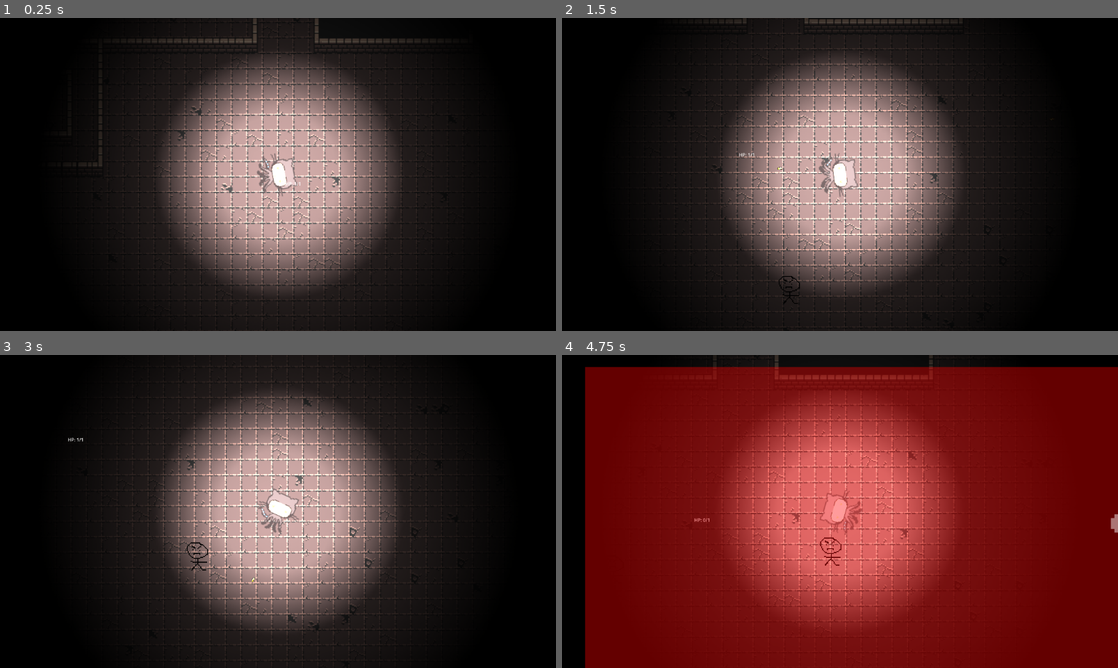
Above: before the commit, frames 1-4 (two rows, left to right).
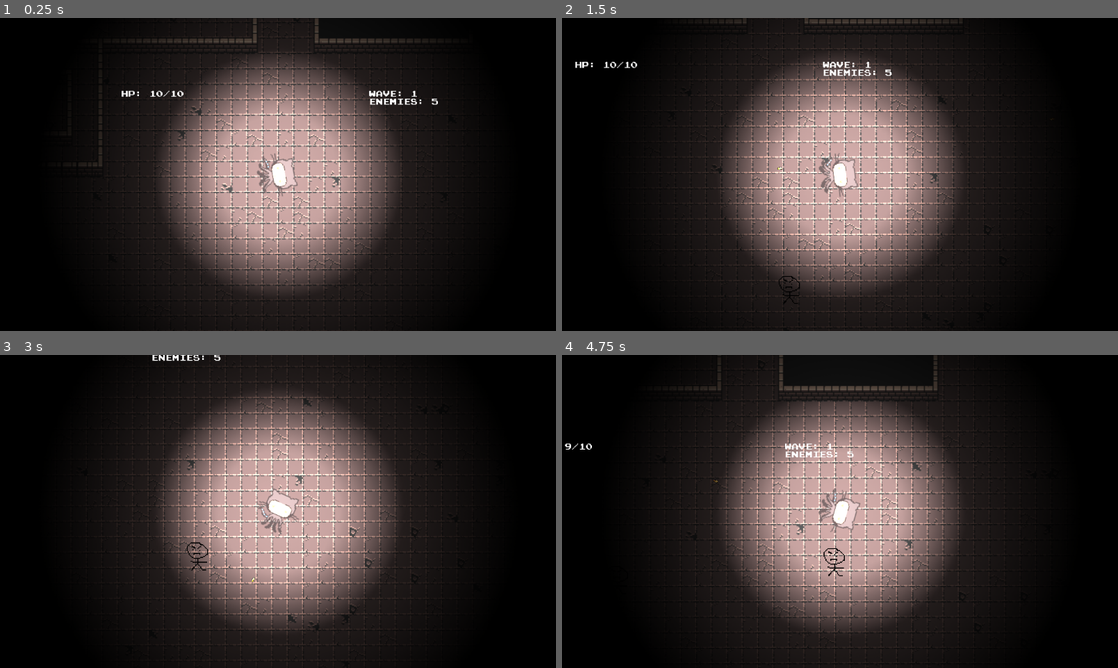
Above: after the commit, the same moments.

Repository: Jeelo-byte/2-sacrifices-must-be-made-
Game: Godot game, scene res://Sences/main.tscn
Same seed, same stepped clock (60 frames per second), same inputs: the game is played once before the commit and once after it.
Inputs (mouse positions are in pixels of both pictures, inside the frame that each line leads up to):
- Up to frame 1 (0.25 s): no input
- Up to frame 2 (1.5 s): tap Enter (ui_accept) at 0.5, 0.77 s; move the mouse to (962, 158) at 0.52 s; press the mouse at (962, 158) at 0.53 s; hold D (right) 0.53-1.28 s; move the mouse to (728, 190) at 1.27 s; release the mouse at (728, 190) at 1.28 s; hold S (down) from 1.28 s (still down); click (728, 190) at 1.35 s
- Up to frame 3 (3 s): tap Enter (ui_accept) at 1.52 s; move the mouse to (333, 442) at 2.02 s; release S (down) at 2.03 s; press the mouse at (333, 442) at 2.03 s; hold D (right) 2.03-2.78 s; move the mouse to (250, 574) at 2.77 s; release the mouse at (250, 574) at 2.78 s; hold W (up) from 2.78 s (still down); click (250, 574) at 2.85 s
- Up to frame 4 (4.75 s): tap Enter (ui_accept) at 3.02, 3.77, 4.52 s; move the mouse to (1006, 558) at 3.52 s; release W (up) at 3.53 s; press the mouse at (1006, 558) at 3.53 s; hold A (left) from 3.53 s (still down); move the mouse to (673, 464) at 4.27 s; release the mouse at (673, 464) at 4.28 s; click (673, 464) at 4.35 s

The runs differ from the first frame. In frame 1, 0.3% of the frame differs, in the area x 21-79%, y 23-54%; in frame 2, 0.3%; in frame 3, 0.2%; in frame 4, 92%, in the area x 0-100%, y 0-100%.

Commit message:
Revert "blargh."
This reverts commit 555c96b65fcadbcabb7189cb0db923aac81fee4e.

Diff:
--- a/Scripts/Player/main.gd
+++ b/Scripts/Player/main.gd
@@ -12,13 +12,13 @@
 
 func _ready():
 	spawn_enemies()
-	var screen = $Player/PlayerAnim/PlayerCam/UI/GameOverScreen
+	var screen = $UI/GameOverScreen
 	screen.visible = false
 	for child_name in ["Background", "GameOverLabel", "StatsLabel", "RestartButton", "MainMenuButton"]:
 		if screen.has_node(child_name):
 			screen.get_node(child_name).modulate.a = 0.0
-	$Player/PlayerAnim/PlayerCam/UI/GameOverScreen/RestartButton.pressed.connect(_on_restart_button_pressed)
-	$Player/PlayerAnim/PlayerCam/UI/GameOverScreen/MainMenuButton.pressed.connect(_on_main_menu_button_pressed)
+	$UI/GameOverScreen/RestartButton.pressed.connect(_on_restart_button_pressed)
+	$UI/GameOverScreen/MainMenuButton.pressed.connect(_on_main_menu_button_pressed)
 
 func _process(delta):
 	check_wave_complete()
@@ -59,12 +59,7 @@
 		show_game_over()
 
 func show_game_over():
-	var screen = $Player/PlayerAnim/PlayerCam/UI/GameOverScreen
-
-	# Center the screen on the player
-	var player = $Player
-	screen.position = player.global_position
-
+	var screen = $UI/GameOverScreen
 	screen.visible = true
 
 	var tween = create_tween()
--- a/Scripts/Player/player.gd
+++ b/Scripts/Player/player.gd
@@ -4,7 +4,7 @@
 @export var bullet_speed = 1500
 @export var offset_scale = 140
 @export var offset_rot = 270
-@export var max_health: int = 1
+@export var max_health: int = 10
 @export var damage_cooldown: float = 1.0
 
 @onready var anim: AnimatedSprite2D = $PlayerAnim
--- a/Scripts/background.gd
+++ b/Scripts/background.gd
@@ -1,6 +1 @@
 extends ColorRect
-
-func _ready():
-	var player = get_tree().get_first_node_in_group("player")
-	if player:
-		position = player.global_position - get_viewport().size / 2
--- a/Scripts/game_over_label.gd
+++ /dev/null
@@ -1,9 +0,0 @@
-extends Label
-
-@onready var my_label: Label = get_node("GameOverLabel")
-
-func _ready():
-	var player = get_tree().get_first_node_in_group("player")
-	if player and player.has_node("PlayerAnim/PlayerCam"):
-		var cam = player.get_node("PlayerAnim/PlayerCam").global_position
-		my_label.global_position = cam - get_viewport().size / 2 - Vector2(200, 0)
--- a/Scripts/label.gd
+++ b/Scripts/label.gd
@@ -2,13 +2,20 @@
 var player
 
 func _ready():
+	# Make sure we're in a CanvasLayer or at scene root level
 	set_anchors_and_offsets_preset(Control.PRESET_TOP_LEFT)
-	call_deferred("setup_position_and_connect")
+	position = Vector2(20, 20)
 
-func setup_position_and_connect():
+	var font = load("res://Fonts/PrStart.ttf")
+	if font:
+		add_theme_font_override("font", font)
+		add_theme_font_size_override("font_size", 24)
+
+	call_deferred("setup")
+
+func setup():
 	player = get_tree().get_first_node_in_group("player")
 	if player:
-		position = Vector2(20, 20) + player.global_position
 		player.health_changed.connect(_on_health_changed)
 		text = "HP: " + str(player.current_health) + "/" + str(player.max_health)
 
--- a/Scripts/main_menu_button.gd
+++ /dev/null
@@ -1,6 +0,0 @@
-extends Button
-
-func _ready():
-	var player = get_tree().get_first_node_in_group("player")
-	if player:
-		position = player.global_position - get_viewport().size / 2 + Vector2(0, -300)
--- a/Scripts/restart_button.gd
+++ /dev/null
@@ -1,6 +0,0 @@
-extends Button
-
-func _ready():
-	var player = get_tree().get_first_node_in_group("player")
-	if player:
-		position = player.global_position - get_viewport().size / 2 + Vector2(0, -100)
--- a/Scripts/stats_label.gd
+++ b/Scripts/stats_label.gd
@@ -3,14 +3,11 @@
 
 func _ready():
 	var font = load("res://Fonts/PrStart.ttf")
-	player = get_tree().get_first_node_in_group("player")
-	if player:
-		position = Vector2(20, 20) + player.global_position - get_viewport().size / 2
-		if font:
-			add_theme_font_override("font", font)
-			add_theme_font_size_override("font_size", 60)
+	if font:
+		add_theme_font_override("font", font)
+		add_theme_font_size_override("font_size", 60)
 
-		call_deferred("setup")
+	call_deferred("setup")
 
 func setup():
 	player = get_tree().get_first_node_in_group("player")
--- a/Scripts/wave_label.gd
+++ b/Scripts/wave_label.gd
@@ -4,17 +4,15 @@
 
 func _ready():
 	set_anchors_and_offsets_preset(Control.PRESET_TOP_RIGHT)
-	player = get_tree().get_first_node_in_group("player")
-	if player:
-		position = Vector2(875, 20) + player.global_position - get_viewport().size / 2
+	position = Vector2(875, 20)
 
-		var font = load("res://Fonts/PrStart.ttf")
-		if font:
-			add_theme_font_override("font", font)
-			add_theme_font_size_override("font_size", 24)
+	var font = load("res://Fonts/PrStart.ttf")
+	if font:
+		add_theme_font_override("font", font)
+		add_theme_font_size_override("font_size", 24)
 
-		add_theme_color_override("font_color", Color.WHITE)
-		call_deferred("setup")
+	add_theme_color_override("font_color", Color.WHITE)
+	call_deferred("setup")
 
 func setup():
 	player = get_tree().get_first_node_in_group("player")
--- a/Sences/main.tscn
+++ b/Sences/main.tscn
@@ -9,12 +9,8 @@
 [ext_resource type="Script" uid="uid://dxvfww423g1gx" path="res://Scripts/wave_label.gd" id="7_hxpnw"]
 [ext_resource type="Script" uid="uid://bd0v8pvgf1gkn" path="res://Scripts/game_over_screen.gd" id="8_7pouu"]
 [ext_resource type="FontFile" uid="uid://ydxs74l3u4gd" path="res://Fonts/PrStart.ttf" id="9_nkrox"]
-[ext_resource type="Script" uid="uid://bl8u8c5vyf1gu" path="res://Scripts/game_over_label.gd" id="9_vc23a"]
 [ext_resource type="Script" uid="uid://bm0w005mbyok0" path="res://Scripts/stats_label.gd" id="10_7pouu"]
-[ext_resource type="Script" uid="uid://dyku0oifysyk" path="res://Scripts/background.gd" id="10_ka1xc"]
-[ext_resource type="Script" uid="uid://c8vigcoyyh3nc" path="res://Scripts/restart_button.gd" id="11_e3trg"]
 [ext_resource type="TileSet" uid="uid://lu8xgeg0ji50" path="res://Sences/dungeon/TileSets/Floors.tres" id="11_nkrox"]
-[ext_resource type="Script" uid="uid://cf0chokh4ae1f" path="res://Scripts/main_menu_button.gd" id="12_a5gnk"]
 
 [sub_resource type="CapsuleShape2D" id="CapsuleShape2D_ig7tw"]
 radius = 20.45
@@ -103,83 +99,6 @@
 [node name="PlayerCam" type="Camera2D" parent="Player/PlayerAnim"]
 zoom = Vector2(0.4, 0.4)
 
-[node name="UI" type="CanvasLayer" parent="Player/PlayerAnim/PlayerCam"]
-follow_viewport_enabled = true
-follow_viewport_scale = 1.5
-
-[node name="HPLabel" type="Label" parent="Player/PlayerAnim/PlayerCam/UI"]
-offset_right = 40.0
-offset_bottom = 23.0
-script = ExtResource("6_5pjkp")
-
-[node name="WaveLabel" type="Label" parent="Player/PlayerAnim/PlayerCam/UI"]
-offset_right = 40.0
-offset_bottom = 23.0
-script = ExtResource("7_hxpnw")
-
-[node name="GameOverScreen" type="Control" parent="Player/PlayerAnim/PlayerCam/UI"]
-layout_mode = 3
-anchors_preset = 0
-offset_right = 40.0
-offset_bottom = 40.0
-script = ExtResource("8_7pouu")
-
-[node name="GameOverLabel" type="Label" parent="Player/PlayerAnim/PlayerCam/UI/GameOverScreen"]
-modulate = Color(1, 1, 1, 0)
-z_index = 6
-layout_mode = 0
-offset_right = 2880.0
-offset_bottom = 411.0
-theme_override_colors/font_color = Color(1, 1, 1, 1)
-theme_override_fonts/font = ExtResource("9_nkrox")
-theme_override_font_sizes/font_size = 100
-text = "GAME OVER!"
-horizontal_alignment = 1
-script = ExtResource("9_vc23a")
-
-[node name="Background" type="ColorRect" parent="Player/PlayerAnim/PlayerCam/UI/GameOverScreen"]
-layout_mode = 0
-offset_left = -876.0
-offset_top = -496.0
-offset_right = 2004.0
-offset_bottom = 1124.0
-color = Color(1, 0, 0, 0.39215687)
-script = ExtResource("10_ka1xc")
-
-[node name="RestartButton" type="Button" parent="Player/PlayerAnim/PlayerCam/UI/GameOverScreen"]
-layout_mode = 0
-offset_left = -470.0
-offset_top = 424.0
-offset_right = 1600.0
-offset_bottom = 627.0
-theme_override_fonts/font = ExtResource("9_nkrox")
-theme_override_font_sizes/font_size = 72
-text = "RESTART"
-script = ExtResource("11_e3trg")
-
-[node name="MainMenuButton" type="Button" parent="Player/PlayerAnim/PlayerCam/UI/GameOverScreen"]
-layout_mode = 0
-offset_left = -470.0
-offset_top = 658.0
-offset_right = 1600.0
-offset_bottom = 861.0
-theme_override_fonts/font = ExtResource("9_nkrox")
-theme_override_font_sizes/font_size = 72
-text = "MAIN MENU"
-script = ExtResource("12_a5gnk")
-
-[node name="StatsLabel" type="Label" parent="Player/PlayerAnim/PlayerCam/UI/GameOverScreen"]
-modulate = Color(1, 1, 1, 0)
-layout_mode = 0
-offset_left = -876.0
-offset_top = 127.0
-offset_right = 2004.0
-offset_bottom = 296.0
-theme_override_fonts/font = ExtResource("9_nkrox")
-theme_override_font_sizes/font_size = 28
-horizontal_alignment = 1
-script = ExtResource("10_7pouu")
-
 [node name="Light" type="PointLight2D" parent="Player"]
 scale = Vector2(4.39, 4.39)
 energy = 2.0
@@ -202,6 +121,81 @@
 position = Vector2(-0.5, -0.79999924)
 scale = Vector2(0.9999998, 0.9999998)
 shape = SubResource("RectangleShape2D_0y7xl")
+
+[node name="UI" type="CanvasLayer" parent="."]
+follow_viewport_enabled = true
+follow_viewport_scale = 1.5
+
+[node name="HPLabel" type="Label" parent="UI"]
+offset_right = 40.0
+offset_bottom = 23.0
+script = ExtResource("6_5pjkp")
+
+[node name="WaveLabel" type="Label" parent="UI"]
+offset_right = 40.0
+offset_bottom = 23.0
+script = ExtResource("7_hxpnw")
+
+[node name="GameOverScreen" type="Control" parent="UI"]
+layout_mode = 3
+anchors_preset = 0
+offset_right = 40.0
+offset_bottom = 40.0
+script = ExtResource("8_7pouu")
+
+[node name="GameOverLabel" type="Label" parent="UI/GameOverScreen"]
+modulate = Color(1, 1, 1, 0)
+z_index = 6
+layout_mode = 0
+offset_left = -876.0
+offset_top = -79.0
+offset_right = 2004.0
+offset_bottom = 332.0
+theme_override_colors/font_color = Color(1, 1, 1, 1)
+theme_override_fonts/font = ExtResource("9_nkrox")
+theme_override_font_sizes/font_size = 100
+text = "GAME OVER!"
+horizontal_alignment = 1
+
+[node name="Background" type="ColorRect" parent="UI/GameOverScreen"]
+layout_mode = 0
+offset_left = -876.0
+offset_top = -496.0
+offset_right = 2004.0
+offset_bottom = 1124.0
+color = Color(1, 0, 0, 0.39215687)
+
+[node name="RestartButton" type="Button" parent="UI/GameOverScreen"]
+layout_mode = 0
+offset_left = -470.0
+offset_top = 424.0
+offset_right = 1600.0
+offset_bottom = 627.0
+theme_override_fonts/font = ExtResource("9_nkrox")
+theme_override_font_sizes/font_size = 72
+text = "RESTART"
+
+[node name="MainMenuButton" type="Button" parent="UI/GameOverScreen"]
+layout_mode = 0
+offset_left = -470.0
+offset_top = 658.0
+offset_right = 1600.0
+offset_bottom = 861.0
+theme_override_fonts/font = ExtResource("9_nkrox")
+theme_override_font_sizes/font_size = 72
+text = "MAIN MENU"
+
+[node name="StatsLabel" type="Label" parent="UI/GameOverScreen"]
+modulate = Color(1, 1, 1, 0)
+layout_mode = 0
+offset_left = -876.0
+offset_top = 127.0
+offset_right = 2004.0
+offset_bottom = 296.0
+theme_override_fonts/font = ExtResource("9_nkrox")
+theme_override_font_sizes/font_size = 28
+horizontal_alignment = 1
+script = ExtResource("10_7pouu")
 
 [node name="Map" type="TileMap" parent="."]
 scale = Vector2(0.99999994, 0.99999994)
@@ -213,5 +207,5 @@
 layer_1/tile_data = PackedInt32Array(-786480, 3, 3, -786483, 65539, 1, -917555, 3, 1, -983091, 3, 1, -852019, 3, 1, -10 …(39940 unchanged characters)…
 layer_2/name = "Extras"
 
-[connection signal="pressed" from="Player/PlayerAnim/PlayerCam/UI/GameOverScreen/RestartButton" to="." method="_on_restart_button_pressed"]
 [connection signal="body_entered" from="Enemy/EnemyArea" to="Enemy" method="_on_enemy_area_body_entered"]
+[connection signal="pressed" from="UI/GameOverScreen/RestartButton" to="." method="_on_restart_button_pressed"]
Not shown, removed: Scripts/game_over_label.gd.uid
Not shown, removed: Scripts/main_menu_button.gd.uid
Not shown, removed: Scripts/restart_button.gd.uid
Not shown: 1 places in Sences/main.tscn that only renumber resources
